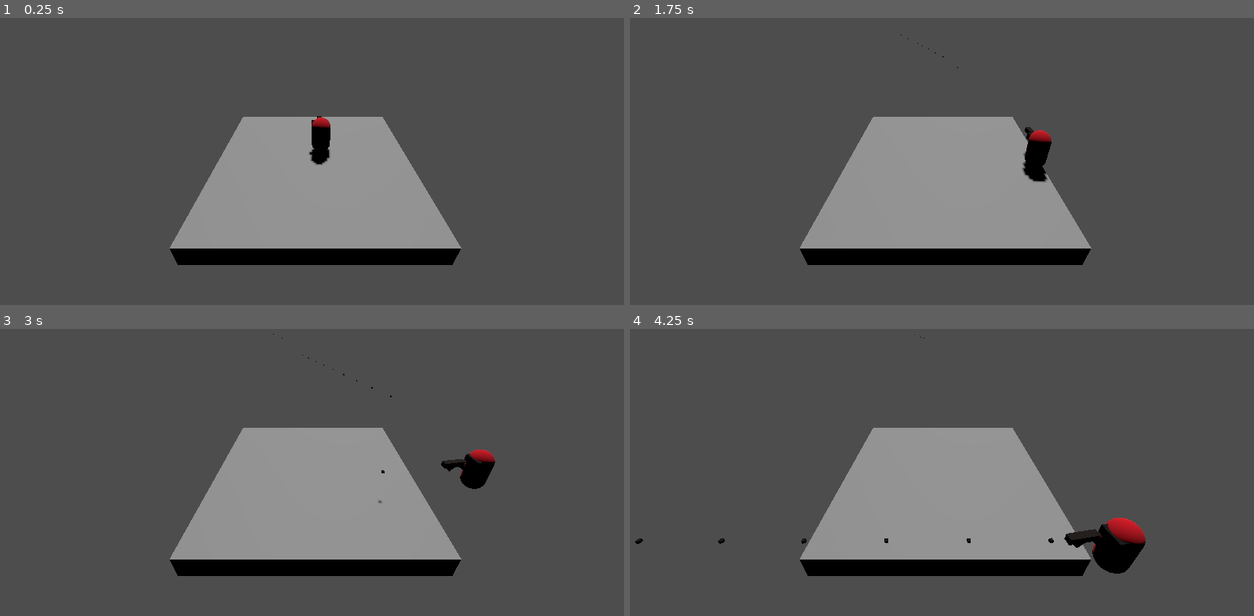
Above: before the commit, frames 1-4 (two rows, left to right).
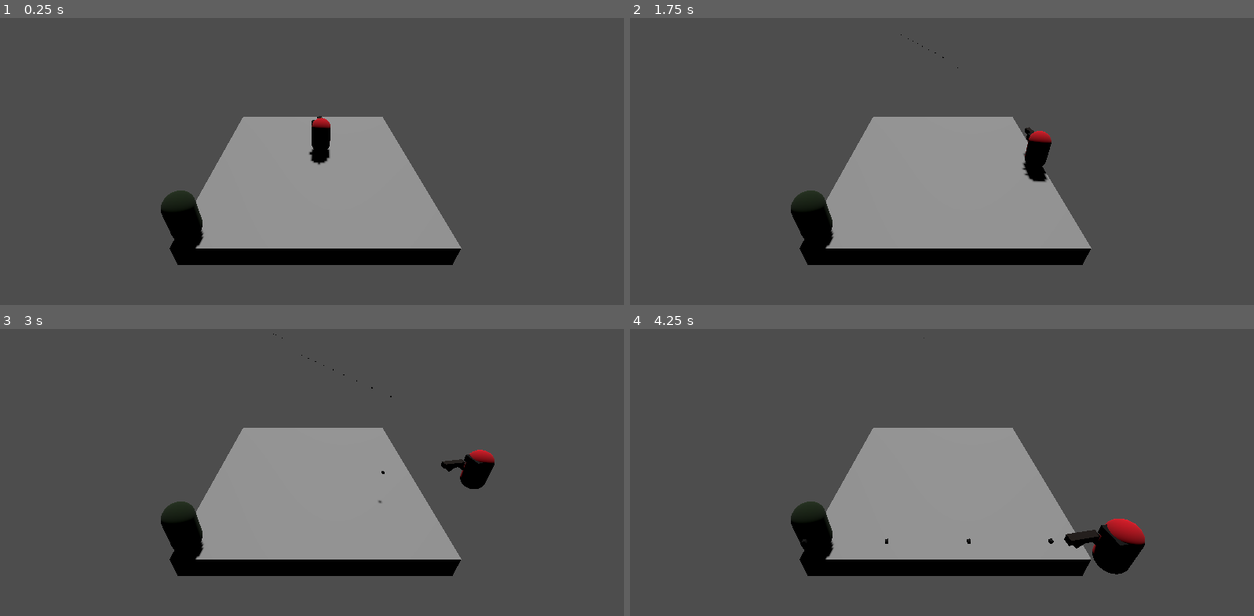
Above: after the commit, the same moments.

Repository: npoy/3d-roguelike-poc
Game: Godot game, scene res://level.tscn
The game is run twice, just before and just after one commit, with the same random seed, the same clock (stepped at 60 frames per second) and the same inputs.
Inputs (mouse positions are in pixels of both pictures, inside the frame that each line leads up to):
- Up to frame 1 (0.25 s): no input
- Up to frame 2 (1.75 s): tap Enter (ui_accept) at 0.5, 0.77, 1.52 s; move the mouse to (1079, 112) at 0.52 s; press the mouse at (1079, 112) at 0.53 s; hold Right (ui_right) 0.53-1.28 s; move the mouse to (817, 147) at 1.27 s; release the mouse at (817, 147) at 1.28 s; hold Down (ui_down) from 1.28 s (still down); click (817, 147) at 1.35 s
- Up to frame 3 (3 s): move the mouse to (374, 363) at 2.02 s; release Down (ui_down) at 2.03 s; press the mouse at (374, 363) at 2.03 s; hold Right (ui_right) 2.03-2.78 s; move the mouse to (280, 509) at 2.77 s; release the mouse at (280, 509) at 2.78 s; hold Up (ui_up) from 2.78 s (still down); click (280, 509) at 2.85 s
- Up to frame 4 (4.25 s): tap Enter (ui_accept) at 3.02, 3.77 s; move the mouse to (1129, 492) at 3.52 s; release Up (ui_up) at 3.53 s; press the mouse at (1129, 492) at 3.53 s; hold Left (ui_left) from 3.53 s (still down)

The runs differ from the first frame. In frame 1, 1.1% of the frame differs, in the area x 25-53%, y 34-81%; in frame 2, 1.1%; in frame 3, 1.1%; in frame 4, 1.2%, in the area x 0-83%, y 1-86%.

Commit message:
Added enemy -WIP-

Diff:
--- a/bullet.gd
+++ b/bullet.gd
@@ -17,3 +17,7 @@
 
 func _on_timer_timeout():
 	queue_free()
+
+func _on_area_3d_body_entered(body):
+	print_debug("hit: ", body)
+	queue_free()
--- a/bullet.tscn
+++ b/bullet.tscn
@@ -7,6 +7,8 @@
 
 [sub_resource type="BoxMesh" id="BoxMesh_ld3fl"]
 material = SubResource("StandardMaterial3D_hw2so")
+
+[sub_resource type="BoxShape3D" id="BoxShape3D_ipmw6"]
 
 [node name="Bullet" type="Node3D"]
 script = ExtResource("1_na1pa")
@@ -19,4 +21,11 @@
 wait_time = 2.0
 autostart = true
 
+[node name="Area3D" type="Area3D" parent="."]
+
+[node name="CollisionShape3D" type="CollisionShape3D" parent="Area3D"]
+transform = Transform3D(0.1, 0, 0, 0, 0.1, 0, 0, 0, 0.1, 0, 0, 0)
+shape = SubResource("BoxShape3D_ipmw6")
+
 [connection signal="timeout" from="Timer" to="." method="_on_timer_timeout"]
+[connection signal="body_entered" from="Area3D" to="." method="_on_area_3d_body_entered"]
--- /dev/null
+++ b/enemy.tscn
@@ -0,0 +1,19 @@
+[gd_scene load_steps=4 format=3 uid="uid://befkpl350d4q1"]
+
+[sub_resource type="CapsuleMesh" id="CapsuleMesh_fvu3q"]
+
+[sub_resource type="StandardMaterial3D" id="StandardMaterial3D_78cjo"]
+albedo_color = Color(0.0705882, 0.137255, 0.027451, 1)
+
+[sub_resource type="CapsuleShape3D" id="CapsuleShape3D_0hofj"]
+
+[node name="Enemy" type="CharacterBody3D"]
+
+[node name="MeshInstance3D" type="MeshInstance3D" parent="."]
+transform = Transform3D(1, 0, 0, 0, 1, 0, 0, 0, 1, 0, 0.5, 0)
+mesh = SubResource("CapsuleMesh_fvu3q")
+surface_material_override/0 = SubResource("StandardMaterial3D_78cjo")
+
+[node name="CollisionShape3D" type="CollisionShape3D" parent="."]
+transform = Transform3D(1, 0, 0, 0, 1, 0, 0, 0, 1, 0, 0.5, 0)
+shape = SubResource("CapsuleShape3D_0hofj")
--- a/level.tscn
+++ b/level.tscn
@@ -1,11 +1,12 @@
-[gd_scene load_steps=9 format=3 uid="uid://ypd2w5ewo5cd"]
+[gd_scene load_steps=10 format=3 uid="uid://ypd2w5ewo5cd"]
 
 [ext_resource type="Script" path="res://player.gd" id="1_b25lt"]
 [ext_resource type="Script" path="res://main.gd" id="1_n2rh3"]
+[ext_resource type="PackedScene" uid="uid://befkpl350d4q1" path="res://enemy.tscn" id="2_xk1of"]
 [ext_resource type="Script" path="res://gun_controller.gd" id="3_0gorf"]
 [ext_resource type="PackedScene" uid="uid://wtm5dukm7v4r" path="res://gun.tscn" id="4_5xw04"]
 
-[sub_resource type="CapsuleMesh" id="CapsuleMesh_bjknu"]
+[sub_resource type="CapsuleMesh" id="CapsuleMesh_ptjcs"]
 
 [sub_resource type="StandardMaterial3D" id="StandardMaterial3D_oqqhj"]
 albedo_color = Color(0.792157, 0, 0.105882, 1)
@@ -18,19 +19,21 @@
 [node name="Level" type="Node3D"]
 script = ExtResource("1_n2rh3")
 
+[node name="Enemy" parent="." instance=ExtResource("2_xk1of")]
+
 [node name="Ground" type="CSGBox3D" parent="."]
 transform = Transform3D(1, 0, 0, 0, 1, 0, 0, 0, 1, 4.5, -1, -4.5)
 use_collision = true
 size = Vector3(10, 1, 10)
 
 [node name="Player" type="CharacterBody3D" parent="."]
-transform = Transform3D(-1, 0, -8.74228e-08, 0, 1, 0, 8.74228e-08, 0, -1, 4.89565, 0.527799, -5.25015)
+transform = Transform3D(-1, 0, -8.74228e-08, 0, 1, 0, 8.74228e-08, 0, -1, 4.896, 0.5, -5.25)
 script = ExtResource("1_b25lt")
 metadata/_edit_group_ = true
 
 [node name="Body" type="MeshInstance3D" parent="Player"]
 transform = Transform3D(-4.37114e-08, 0, 1, 0, 1, 0, -1, 0, -4.37114e-08, 0, 0, 0)
-mesh = SubResource("CapsuleMesh_bjknu")
+mesh = SubResource("CapsuleMesh_ptjcs")
 surface_material_override/0 = SubResource("StandardMaterial3D_oqqhj")
 
 [node name="Eyes" type="MeshInstance3D" parent="Player/Body"]
Not shown: 1 places in bullet.tscn that only renumber resources
